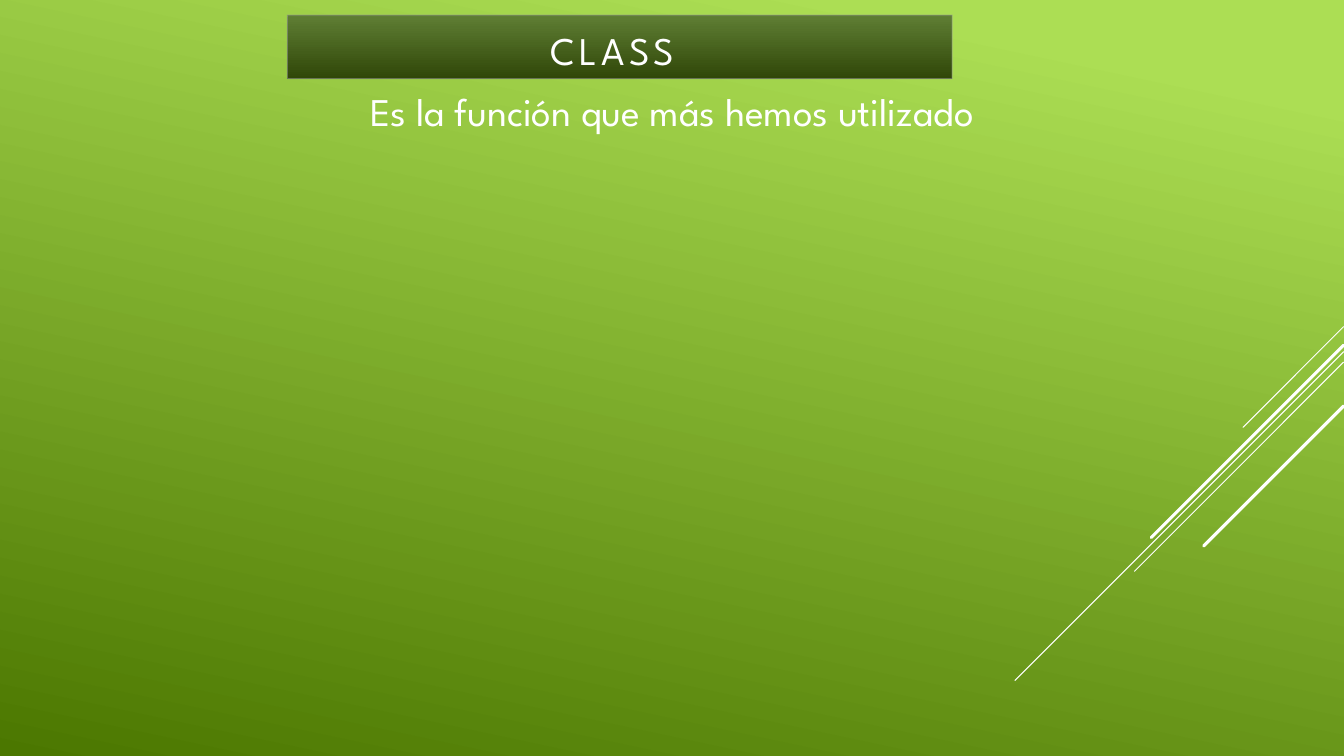
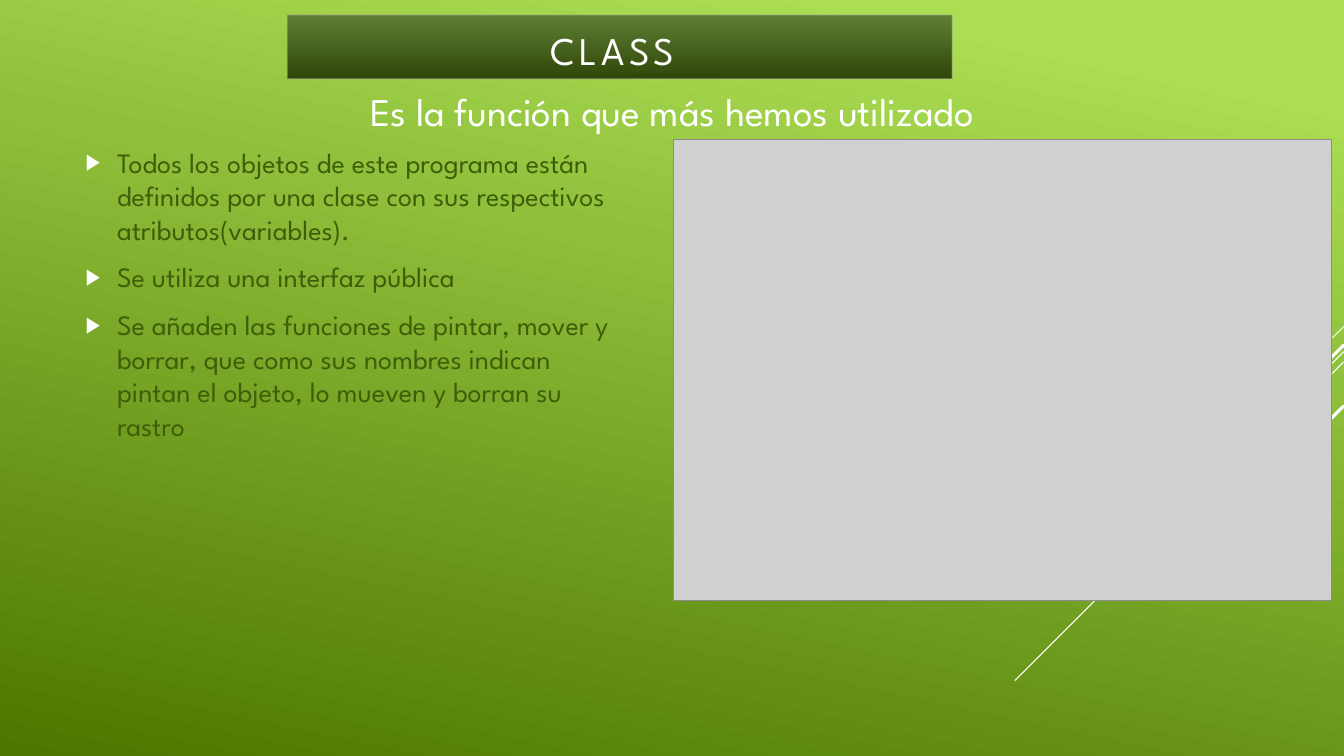
Before and after one commit to aigora/twA109_1920-camara-termica, a slide deck: slide 3 of CROSS the road.pptx. Drawn at 1344x756 pixels with LibreOffice and Linux fonts; fonts in the diff are those of the drawing; grey boxes stand for pictures. Boxes give left, top, right and bottom in pixels: in the first picture for what was removed or moved away, otherwise in the second. Text is boxed around its words. In the diff, an @@ line names an element or a change of style, - is before the commit and + after.

```diff
--- a/CROSS the road.pptx
+++ b/CROSS the road.pptx
@@ picture added at (x1=674, y1=139, x2=1332, y2=601) @@
@@ text added at (x1=117, y1=154, x2=608, y2=436), 20 pt, text #3E5E08 @@
+▶ Todos los objetos de este programa están definidos por una clase con sus respectivos atributos(variables).
+▶ Se utiliza una interfaz pública
+▶ Se añaden las funciones de pintar, mover y borrar, que como sus nombres indican pintan el objeto, lo mueven y borran su rastro
```
